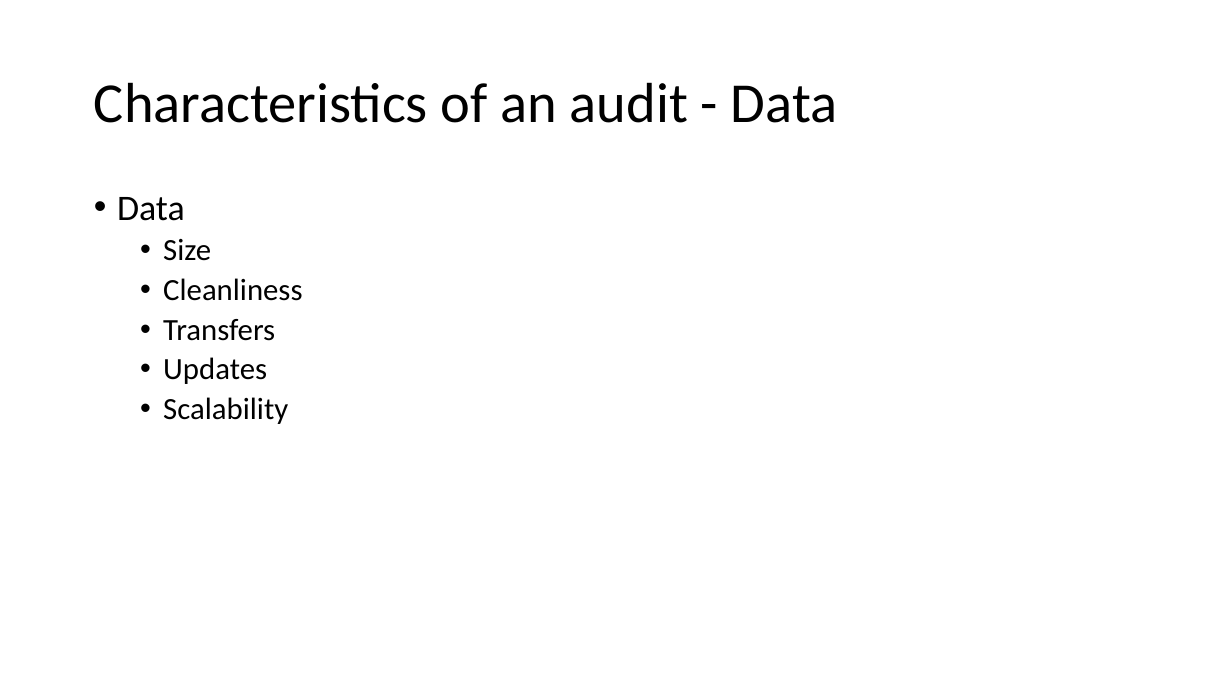
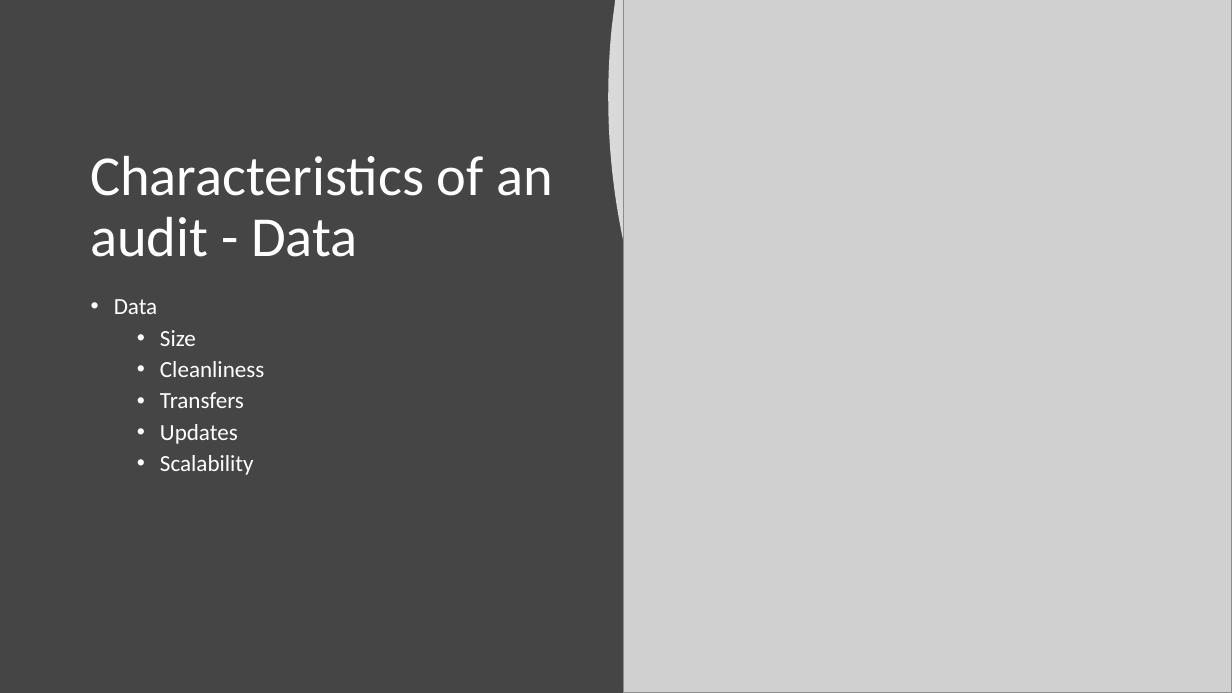
Before and after one commit to juliansoh/Databricks-Financial-Fraud, a slide deck: slide 4 of slides/Presentation for Auditors.pptx. Drawn at 1232x693 pixels with LibreOffice and Linux fonts; fonts in the diff are those of the drawing; grey boxes stand for pictures. Boxes give left, top, right and bottom in pixels: in the first picture for what was removed or moved away, otherwise in the second. Text is boxed around its words. In the diff, an @@ line names an element or a change of style, - is before the commit and + after.

Commit message:
Update slides

```diff
--- a/slides/Presentation for Auditors.pptx
+++ b/slides/Presentation for Auditors.pptx
@@ background #FFFFFF to #454545 @@
@@ freeform shape added at (608,0,1232,693), fill #FFFFFF at 80% opacity @@
@@ picture added at (624,0,1232,693) @@
@@ title "Characteristics of an audit - ...": place and size @@
-title "Characteristics of an audit - ..." at (94,82,838,123)
+title "Characteristics of an audit - ..." at (90,156,554,257)
@@ title "Characteristics of an audit - ..." at (90,156,554,257): text colour #000000 to #FFFFFF @@
@@ text "Data": place and size @@
-text "Data" at (117,197,302,424)
+text "Data" at (114,299,264,475)
@@ text "Data" at (114,299,264,475): size 28 to 18 pt in "Data"; text colour #000000 to #FFFFFF, size 24 to 18 pt @@
```
Also in this commit, not shown: 2 other slides changed, 4 slides added, 2 slides removed.
